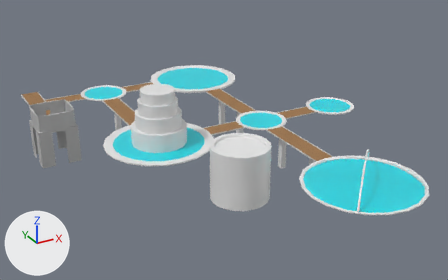
A saved change to the glTF model WebaResort/BasePlatforms_HP.glb.
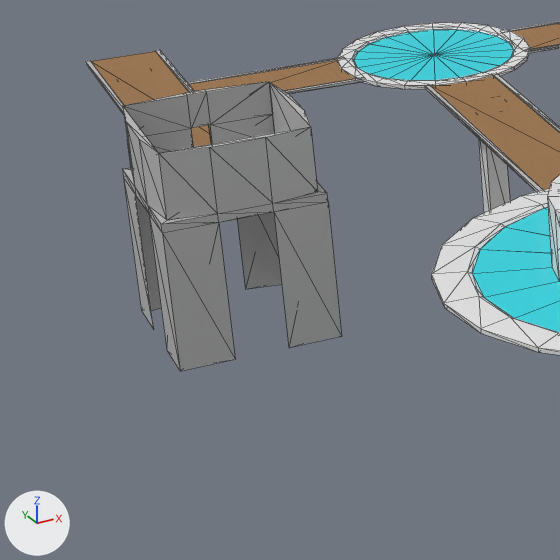
Old and new are each drawn whole from a 50 mm camera at (-176.1, -276.6, 131.1) aimed at (-26.4, -4.4, -5.0) and again close up on the part from 0% to 30% of the width and 29% to 76% of the height. Every picture has the same lights, and +X, +Y and +Z are marked at lower left. The close-ups show mesh edges as thin lines. Where no turn or scale is listed for an object, it has been applied to the vertices. Vertices at the same position are counted once.

In view in the first close-up: 'Bridge2', 'Bridge3', 'BridgeDouble_MP2', 'BridgeDouble_MP3', 'CylinderPillar', 'GlassPanel2', 'GlassPanel5', 'Support5', 'ThickOutsideRing (1)', 'ThickOutsideRing (4)', 'pCube1'.
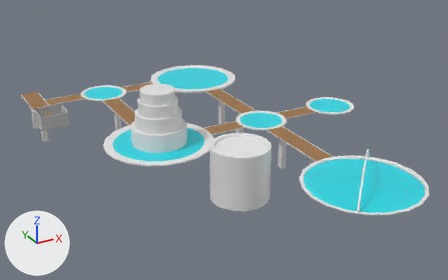
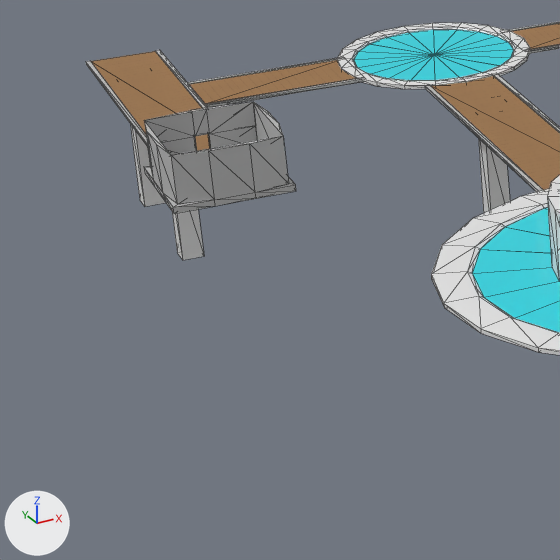
Where the change shows, as pixel boxes [x1, y1, x2, y2] in the close-ups (560 x 560 px):
'pCube1', reshaped, moved, rescaled (31% narrower, 61% shorter)
    before: [122, 82, 342, 371]
    after: [144, 102, 296, 214]
part 1 of me_pcube1, cut back
    before: [124, 179, 342, 371]

Diff of the bpy script that builds the scene:
```diff
--- a/WebaResort/BasePlatforms_HP.glb.py
+++ b/WebaResort/BasePlatforms_HP.glb.py
@@ me_pcube1 @@
 # used by ob_pcube1; parent = ob_root; location = (-1.044, 0.516, -0.0142); scale = (2.17, 2.17, 0.392)
-me_pcube1.from_pydata(...)  # 70 vertices, 148 faces; spans x -0.05..0.05, y -0.05..0.05, z -0.492..0.278
+me_pcube1.from_pydata(...)  # 54 vertices, 116 faces; spans x -0.05..0.05, y -0.05..0.05, z 0.012..0.278
+# me_pcube1 part 1
+# 16 vertices are removed from x -0.05..0.05, y -0.05..0.05, z -0.492
+# 40 faces are deleted
+# 8 new faces join them
 me_pcube1.materials.append(mat_lambert1)
@@ ob_pcube1 @@
 ob_pcube1.parent = ob_root
-ob_pcube1.location = (-1.044, 0.516, -0.0142)
-ob_pcube1.scale = (2.17, 2.17, 0.392)
+ob_pcube1.location = (-1.044, 0.539, -0.0106)
+ob_pcube1.scale = (1.62, 1.62, 0.293)
```
